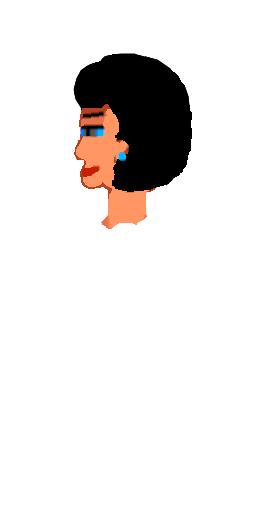
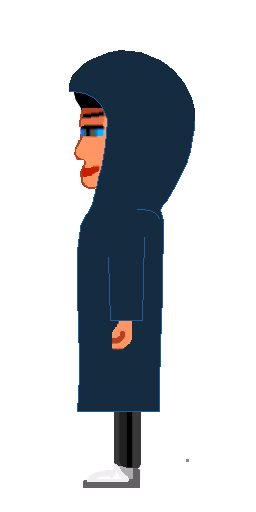
The second w=256, h=512 image is a revision of the first. Changes to its layers:
added layer "Pasted Layer #2" above "ArmsL" over [69, 50, 195, 412]
showed "ArmsL", moved it above "Legs5L" over [78, 216, 189, 462]
showed "Legs0L" over [83, 306, 158, 488]
